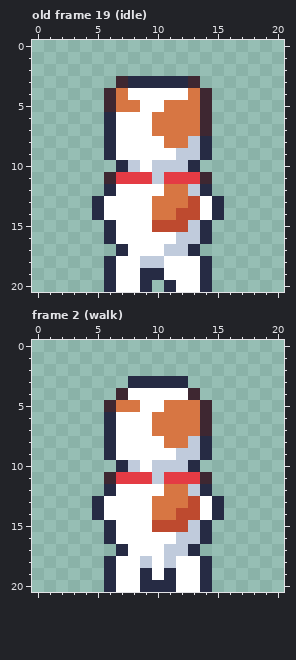
A pixel-art file gets an edit: art/minis/dog-buddy@56.aseprite. The first picture shows the starting point.
21x21 pixels, 24 frames. Shown: old frame 19 (idle), frame 2 (walk). The commit also changed other frames, which this record leaves out.
Now the later version:
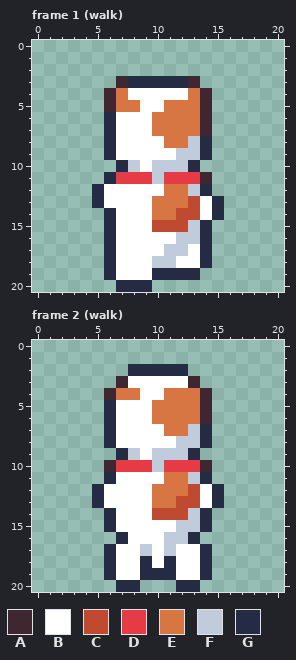
Palette (. is transparent): A #3e2731  B #ffffff  C #be4a2f  D #e43b44  E #d77643  F #c0cbdc  G #262b44
A new or re-ordered frame is compared with the old frame closest to it.
Edits made:
frames re-ordered
Frame 1 (walk) against old frame 19 (idle):
Colour B replaces colour F in row 18 at x 9.
Colour B replaces colour G in row 12 at x 6; in row 17 at x 7 and 13; in row 19 at x 9.
Colour F replaces colour B in row 18 at x 11.
Colour G is added in row 12 at x 5; in row 17 at x 6 and 14.
Colour G replaces colour A in row 11 at x 6.
Colour G replaces colour B in row 14 at x 6; in row 19 at x 11 to 13; in row 20 at x 7 to 8.
The edit erases colour B in row 20 at x 12 to 13.
The edit erases colour G in row 14 at x 5; in row 19 at x 14; in row 20 at x 6, 11 and 14.
Frame 2 (walk):
Colour A is added in row 3 at x 7 and 13; in row 4 at x 6 and 14; in row 10 at x 6 and 14.
Colour B replaces colour C in row 15 at x 10 to 11.
Colour B replaces colour D in row 11 at x 7 to 9.
Colour B replaces colour E in row 5 at x 7 to 8; in row 7 at x 10; in row 8 at x 11.
Colour B replaces colour F in row 11 at x 10; in row 17 at x 12.
Colour B replaces colour G in row 3 at x 8 to 12; in row 12 at x 6 and 14; in row 17 at x 7 and 13.
Colour C replaces colour E in row 13 at x 12; in row 14 at x 10 to 11.
Colour C replaces colour F in row 12 at x 13.
Colour D replaces colour B in row 10 at x 9.
Colour D replaces colour F in row 10 at x 8 and 11 to 12.
Colour D replaces colour G in row 10 at x 7 and 13.
Colour E replaces colour A in row 4 at x 7 and 13.
Colour E replaces colour B in row 4 at x 8 and 11 to 12; in row 5 at x 10; in row 12 at x 10.
Colour E replaces colour D in row 11 at x 11 to 12.
Colour F replaces colour B in row 9 at x 8 and 10 to 11; in row 16 at x 11; in row 17 at x 9.
Colour F replaces colour C in row 14 at x 13; in row 15 at x 12.
Colour F replaces colour D in row 11 at x 13.
Colour F replaces colour E in row 7 at x 13; in row 8 at x 12.
Colour G is added in row 2 at x 8 to 12; in row 12 at x 5 and 15; in row 17 at x 6 and 14.
Colour G replaces colour A in row 5 at x 6; in row 7 at x 14; in row 11 at x 6 and 14.
Colour G replaces colour B in row 9 at x 7; in row 14 at x 6 and 14; in row 16 at x 7; in row 19 at x 10; in row 20 at x 7 to 8 and 12 to 13.
Colour G replaces colour F in row 9 at x 13; in row 16 at x 13; in row 18 at x 9 and 11.
The edit erases colour G in row 9 at x 6 and 14; in row 14 at x 5 and 15; in row 16 at x 6 and 14; in row 20 at x 6, 9 to 11 and 14.
Changed places in both pictures, as pixel boxes (x1, y1, x2, y2):
changed: (92, 172, 212, 292)
changed: (92, 364, 224, 592)
